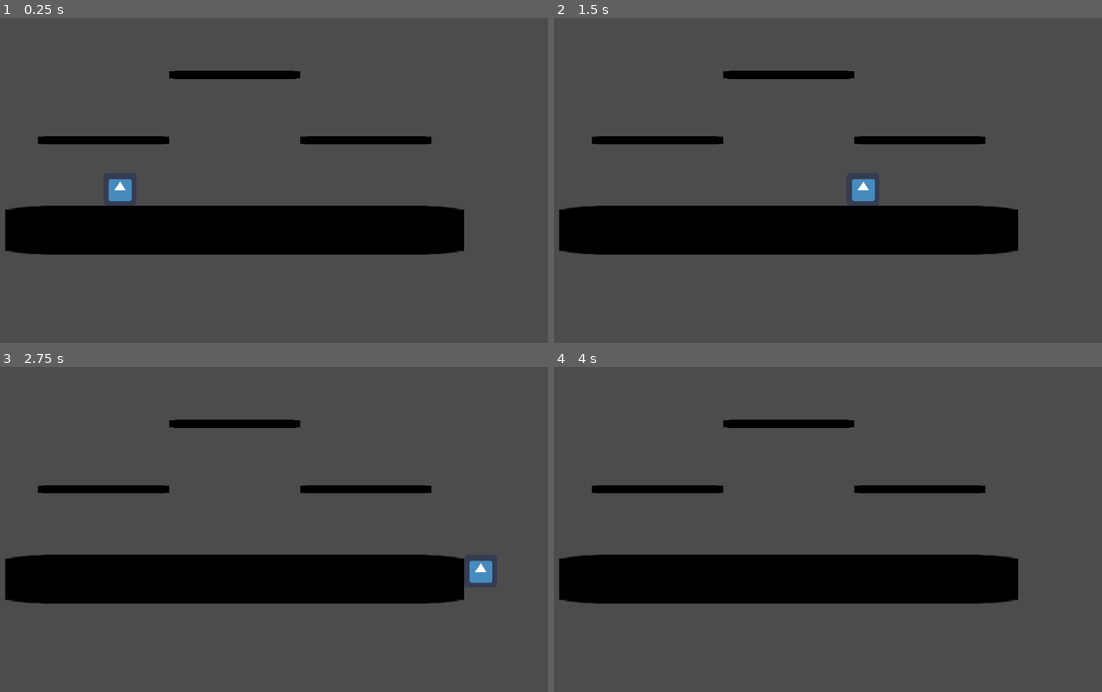
Above: before the commit, frames 1-4 (two rows, left to right).
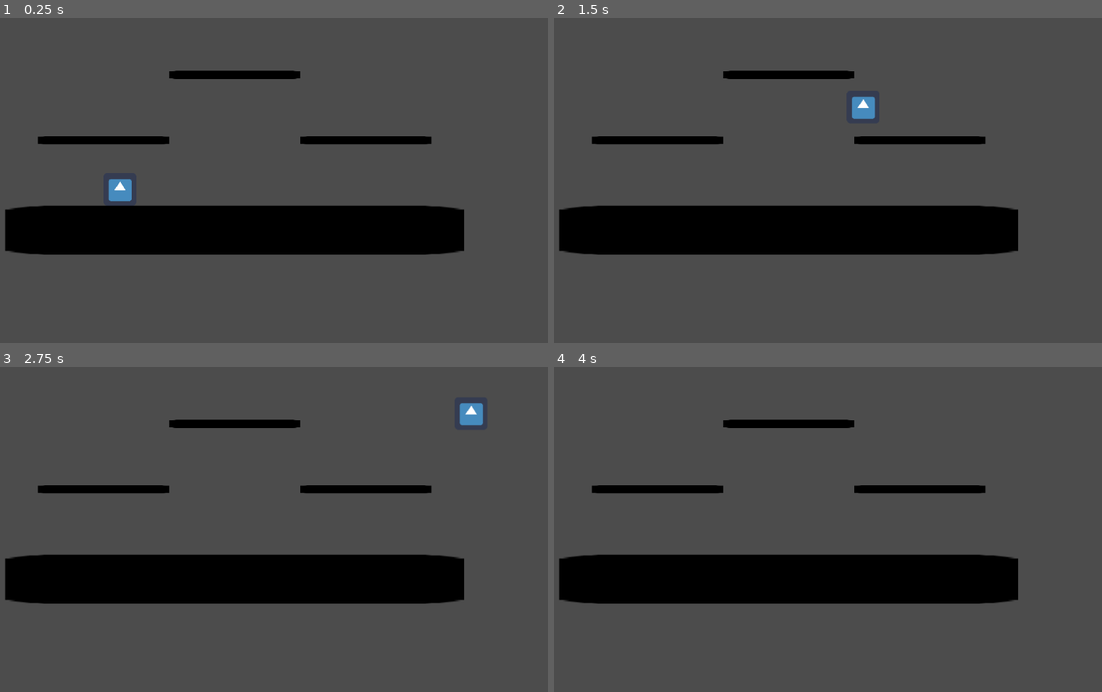
Above: after the commit, the same moments.

Repository: L4igi/PlatformFighterGodot
Game: Godot game, scene res://Stages/Stage1.tscn
Two runs of this game, one before a commit and one after it. Both use one fixed random seed, a clock stepped at 60 frames per second and the inputs below. The engine's default icon, where the game draws it, is replaced by a stand-in: a white triangle on a blue panel in a dark square.
Inputs:
- Up to frame 1 (0.25 s): no input
- Up to frame 2 (1.5 s): tap Enter at 0.5 s; hold D (right) from 0.53 s (still down); tap Space (jump, bound only after the commit) at 0.6, 0.77, 1.07, 1.35 s
- Up to frame 3 (2.75 s): tap Space (jump, bound only after the commit) at 1.52, 1.82, 2.1 s; release D (right) at 2.03 s; hold A (left) from 2.03 s (still down)
- Up to frame 4 (4 s): release A (left) at 2.78 s; hold D (right) from 2.78 s (still down); tap Space (jump, bound only after the commit) at 2.85, 3.02, 3.32, 3.6, 3.77 s

The runs differ from the first frame. In frame 2, 0.6% of the frame differs, in the area x 54-59%, y 24-57%; in frame 3, 0.6%; in frame 4, less than 0.1%.

Commit message:
Fixed Platform Collisions
Refactors platorms to kinematicbodies to enable one way collision. Platforms can be passed through if falling in from the side.

Diff:
--- a/Characters/Character.gd
+++ b/Characters/Character.gd
@@ -10,6 +10,7 @@
 var collidePlatforms = true
 var dropDownCount = 0
 var snapEdgePosition = Vector2()
+var disableInput = false
 
 var directionChange = false
 
@@ -18,10 +19,11 @@
 onready var gravity = 2000
 
 func _physics_process(delta):
-	if !snapEdge:
-		basic_movement(delta)
-	else:
-		snap_edge_input(delta)
+	if !disableInput:
+		if !snapEdge:
+			basic_movement(delta)
+		else:
+			snap_edge_input(delta)
 
 func basic_movement(delta):
 	# Horizontal movement code. First, get the player's input.
@@ -47,13 +49,13 @@
 	velocity = move_and_slide_with_snap(velocity, Vector2.DOWN, Vector2.UP)
 
 	# Check for jumping. is_on_floor() must be called after movement code.
-	if is_on_floor() and Input.is_action_just_pressed("up"):
+	if is_on_floor() and Input.is_action_just_pressed("jump"):
 		velocity.y = -JUMP_SPEED
 		jumpCount += 1
 		#disables collisons with platforms if player is jumping upwards
 		collidePlatforms = false
 		set_collision_mask_bit(1,false)
-	elif !is_on_floor() and Input.is_action_just_pressed("up") and jumpCount == 1:
+	elif !is_on_floor() and Input.is_action_just_pressed("jump") and jumpCount == 1:
 		velocity.y = -JUMP_SPEED
 		jumpCount += 1
 		collidePlatforms = false
@@ -64,7 +66,7 @@
 	elif !is_on_floor() and jumpCount == 0:
 		jumpCount = 1
 
-	#disables collisons with platforms if player is jumping upwards
+	#enable collisons with platforms if player is falling down
 	if !collidePlatforms && !is_on_floor() && velocity.y >= 0:
 		collidePlatforms = true
 		set_collision_mask_bit(1,true)
@@ -101,7 +103,7 @@
 
 func snap_edge(edgePosition):
 	if !is_on_floor():
-		snapEdge = true
+		disableInput = true
 		snapEdgePosition = edgePosition
 		velocity = Vector2.ZERO
 		var targetPosition = edgePosition + $Sprite.texture.get_size()/2
@@ -110,13 +112,15 @@
 		$Tween.interpolate_property(self, "position", global_position, targetPosition , 0.5, Tween.TRANS_LINEAR, Tween.EASE_IN)
 		$Tween.start()
 		yield($Tween, "tween_all_completed")
-		#snapEdge = false
+		snapEdge = true
+		disableInput = false
 
 func snap_edge_input(delta):
+	jumpCount = 0
+	velocity = Vector2.ZERO
 	if Input.is_action_just_pressed("down"):
-		jumpCount = 0
 		snapEdge=false
-	elif Input.is_action_just_pressed("up"):
+	elif Input.is_action_just_pressed("jump"):
 		velocity.y = -JUMP_SPEED
 		jumpCount += 1
 		#disables collisons with platforms if player is jumping upwards
@@ -125,13 +129,16 @@
 		snapEdge=false
 	elif Input.is_action_just_pressed("left"):
 		if global_position < snapEdgePosition:
-			pass
+			velocity.x = -WALK_MAX_SPEED/4
 		else:
 			pass
 		snapEdge=false
 	elif Input.is_action_just_pressed("right"):
 		if global_position > snapEdgePosition:
-			pass
+			velocity.x = WALK_MAX_SPEED/4
 		else:
 			pass
 		snapEdge=false
+
+func get_character_size():
+	return $Sprite.texture.get_size()
--- a/Stages/EdgeSnap.gd
+++ b/Stages/EdgeSnap.gd
@@ -7,4 +7,5 @@
 
 func _on_EdgeSnap_body_entered(body):
 	if body.is_in_group("Character"):
+		body.set_collision_mask_bit(1,false)
 		body.snap_edge(self.global_position)
--- a/Stages/Platform.gd
+++ b/Stages/Platform.gd
@@ -1,4 +1,4 @@
-extends StaticBody2D
+extends KinematicBody2D
 
 
 # Declare member variables here. Examples:
--- a/Stages/Platform.tscn
+++ b/Stages/Platform.tscn
@@ -6,15 +6,18 @@
 [sub_resource type="RectangleShape2D" id=1]
 extents = Vector2( 128, 8 )
 
-[node name="Platform" type="StaticBody2D" groups=[
+[node name="Platform" type="KinematicBody2D" groups=[
 "Platform",
 ]]
+rotation = 6.28319
 collision_layer = 2
 collision_mask = 2147483648
 script = ExtResource( 2 )
 
 [node name="CollisionShape2D" type="CollisionShape2D" parent="."]
 shape = SubResource( 1 )
+one_way_collision = true
+one_way_collision_margin = 0.0
 
 [node name="Sprite" type="Sprite" parent="."]
 modulate = Color( 0, 0, 0, 1 )
--- a/project.godot
+++ b/project.godot
@@ -33,21 +33,31 @@
 right={
 "deadzone": 0.5,
 "events": [ Object(InputEventKey,"resource_local_to_scene":false,"resource_name":"","device":0,"alt":false,"shift":false,"control":false,"meta":false,"command":false,"pressed":false,"scancode":68,"unicode":0,"echo":false,"script":null)
+, Object(InputEventJoypadMotion,"resource_local_to_scene":false,"resource_name":"","device":0,"axis":0,"axis_value":1.0,"script":null)
  ]
 }
 left={
 "deadzone": 0.5,
 "events": [ Object(InputEventKey,"resource_local_to_scene":false,"resource_name":"","device":0,"alt":false,"shift":false,"control":false,"meta":false,"command":false,"pressed":false,"scancode":65,"unicode":0,"echo":false,"script":null)
+, Object(InputEventJoypadMotion,"resource_local_to_scene":false,"resource_name":"","device":0,"axis":0,"axis_value":-1.0,"script":null)
  ]
 }
 up={
 "deadzone": 0.5,
 "events": [ Object(InputEventKey,"resource_local_to_scene":false,"resource_name":"","device":0,"alt":false,"shift":false,"control":false,"meta":false,"command":false,"pressed":false,"scancode":87,"unicode":0,"echo":false,"script":null)
+, Object(InputEventJoypadMotion,"resource_local_to_scene":false,"resource_name":"","device":0,"axis":1,"axis_value":-1.0,"script":null)
  ]
 }
 down={
 "deadzone": 0.5,
 "events": [ Object(InputEventKey,"resource_local_to_scene":false,"resource_name":"","device":0,"alt":false,"shift":false,"control":false,"meta":false,"command":false,"pressed":false,"scancode":83,"unicode":0,"echo":false,"script":null)
+, Object(InputEventJoypadMotion,"resource_local_to_scene":false,"resource_name":"","device":0,"axis":1,"axis_value":1.0,"script":null)
+ ]
+}
+jump={
+"deadzone": 0.5,
+"events": [ Object(InputEventKey,"resource_local_to_scene":false,"resource_name":"","device":0,"alt":false,"shift":false,"control":false,"meta":false,"command":false,"pressed":false,"scancode":32,"unicode":0,"echo":false,"script":null)
+, Object(InputEventJoypadButton,"resource_local_to_scene":false,"resource_name":"","device":0,"button_index":3,"pressure":0.0,"pressed":false,"script":null)
  ]
 }
 
